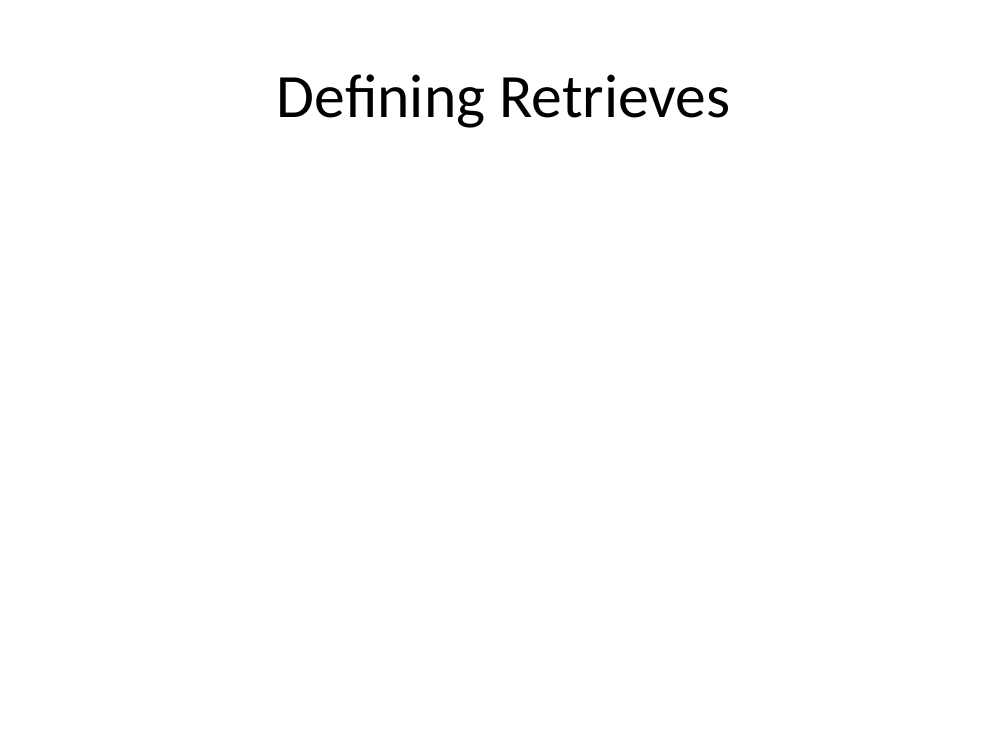
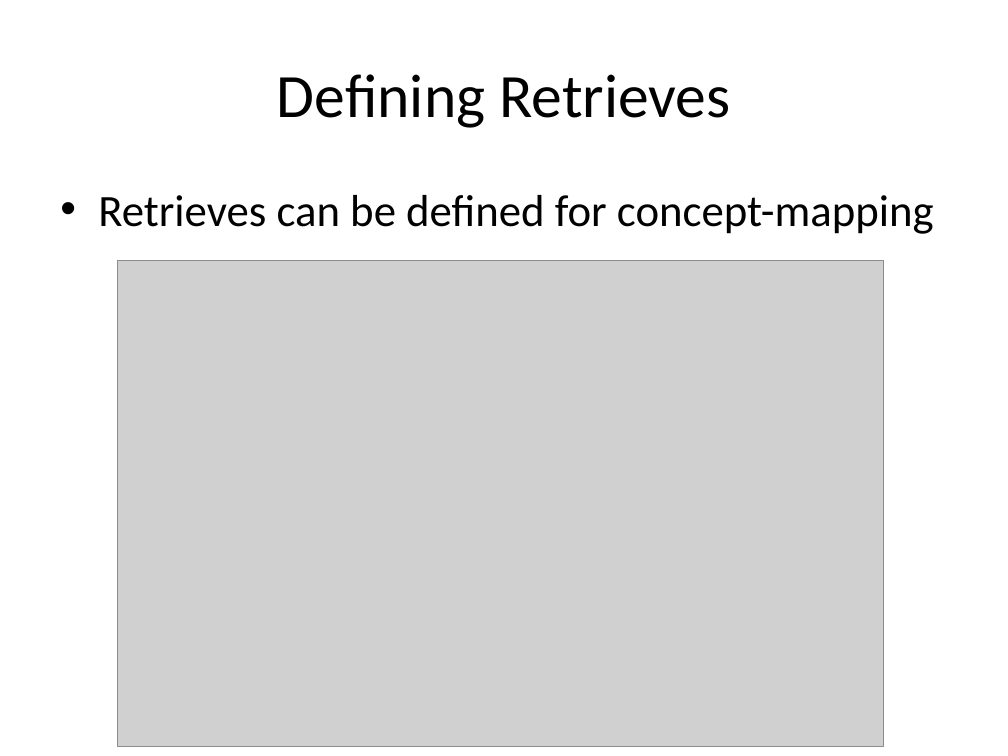
Before and after one commit to cqframework/OneModel, a slide deck: slide 26 of CQL/Documents/CQL_Technical_Introduction_20140604.pptx (slide 22 before the commit). Drawn at 1008x756 pixels with LibreOffice and Linux fonts; fonts in the diff are those of the drawing; grey boxes stand for pictures. Boxes give left, top, right and bottom in pixels: in the first picture for what was removed or moved away, otherwise in the second. Text is boxed around its words. In the diff, an @@ line names an element or a change of style, - is before the commit and + after.

```diff
--- a/CQL/Documents/CQL_Technical_Introduction_20140604.pptx
+++ b/CQL/Documents/CQL_Technical_Introduction_20140604.pptx
@@ text added at [98, 195, 934, 234], 32 pt, text #000000 @@
+• Retrieves can be defined for concept-mapping
@@ picture added at [118, 260, 884, 746] @@
```
Also in this commit, not shown: 17 other slides changed, 6 slides added, 2 slides removed, 17 other files.
